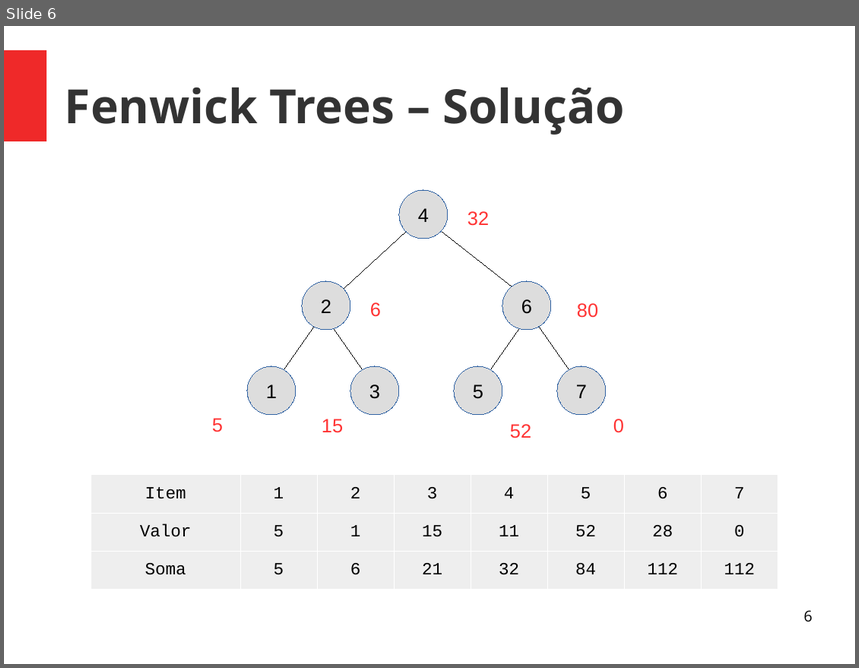
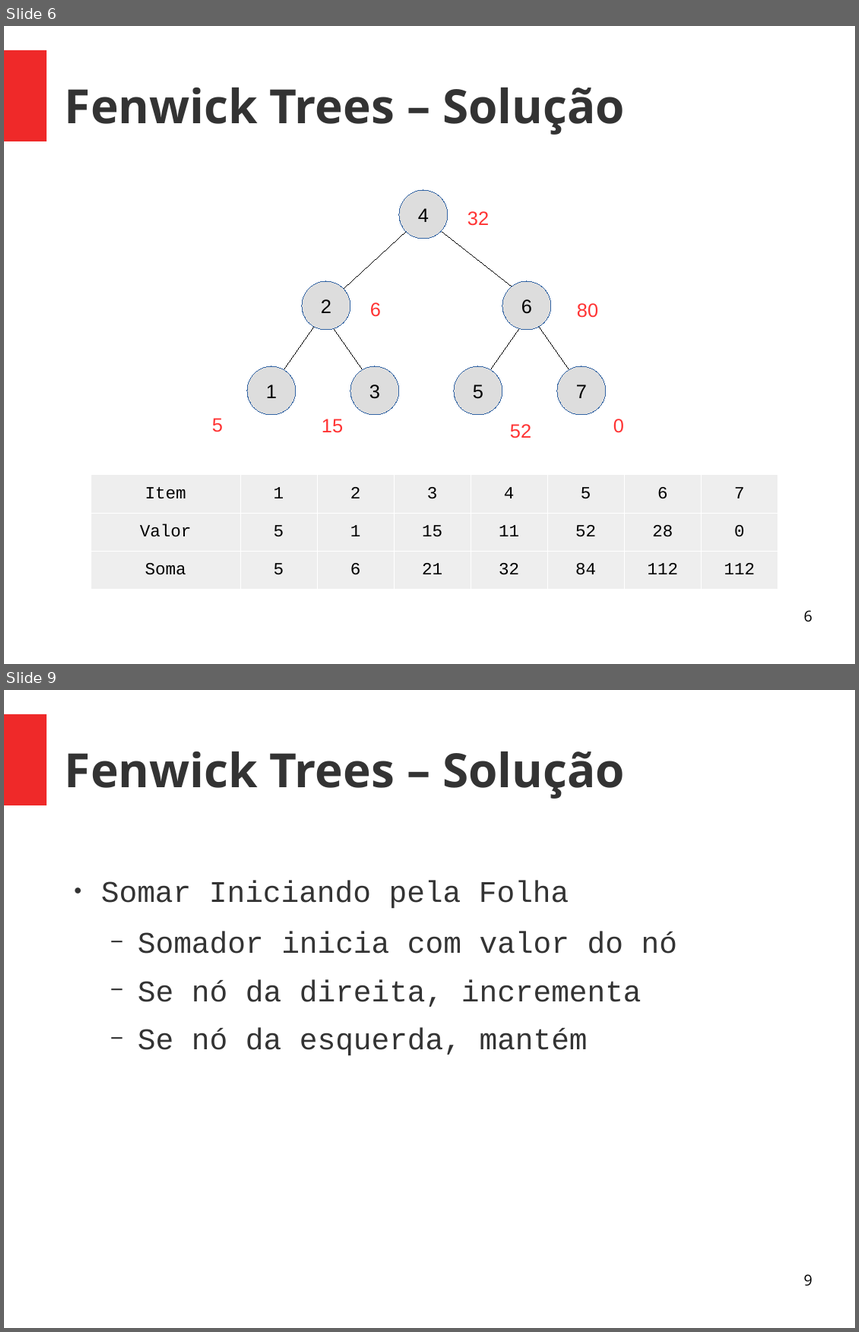
Before and after one commit to almirbraggio/aed, a slide deck: 03/Fenwick-Tree/fenwick-tree.odp. Shown one above the other, each under a label of ours: slide 6 before the commit, slides 6 and 9 after it; the slides between them are not shown. The pictures are 859x668 and 859x1332 pixels, drawn with LibreOffice and Linux fonts; fonts in the diff are those of the drawing. Boxes give left, top, right and bottom in pixels: in the first picture for what was removed or moved away, otherwise in the second. Text is boxed around its words. In the diff, an @@ line names an element or a change of style, - is before the commit and + after.

Commit message:
Fenwick presentation edit

```diff
--- a/03/Fenwick-Tree/fenwick-tree.odp
+++ b/03/Fenwick-Tree/fenwick-tree.odp
@@ slide 9 added at [4, 690, 855, 1328], background #FFFFFF; not listed: 1 template element that a slide beside it also shows @@
@@ title added at [65, 752, 625, 799], 44 pt, text #333333, bold @@
+Fenwick Trees – Solução
@@ text added at [101, 881, 677, 1056], 28 pt, text #333333 @@
+● Somar Iniciando pela Folha
+  − Somador inicia com valor do nó
+  − Se nó da direita, incrementa
+  − Se nó da esquerda, mantém
@@ page number added at [804, 1274, 813, 1287], 14 pt, text #000000 @@
+9
```
Also in this commit, not shown: 13 other slides added, 1 other file.
